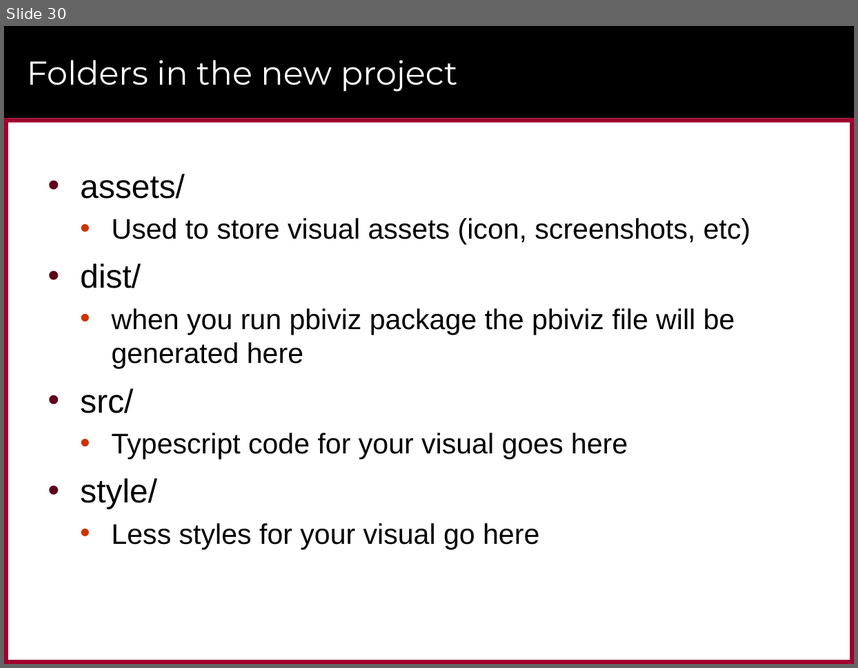
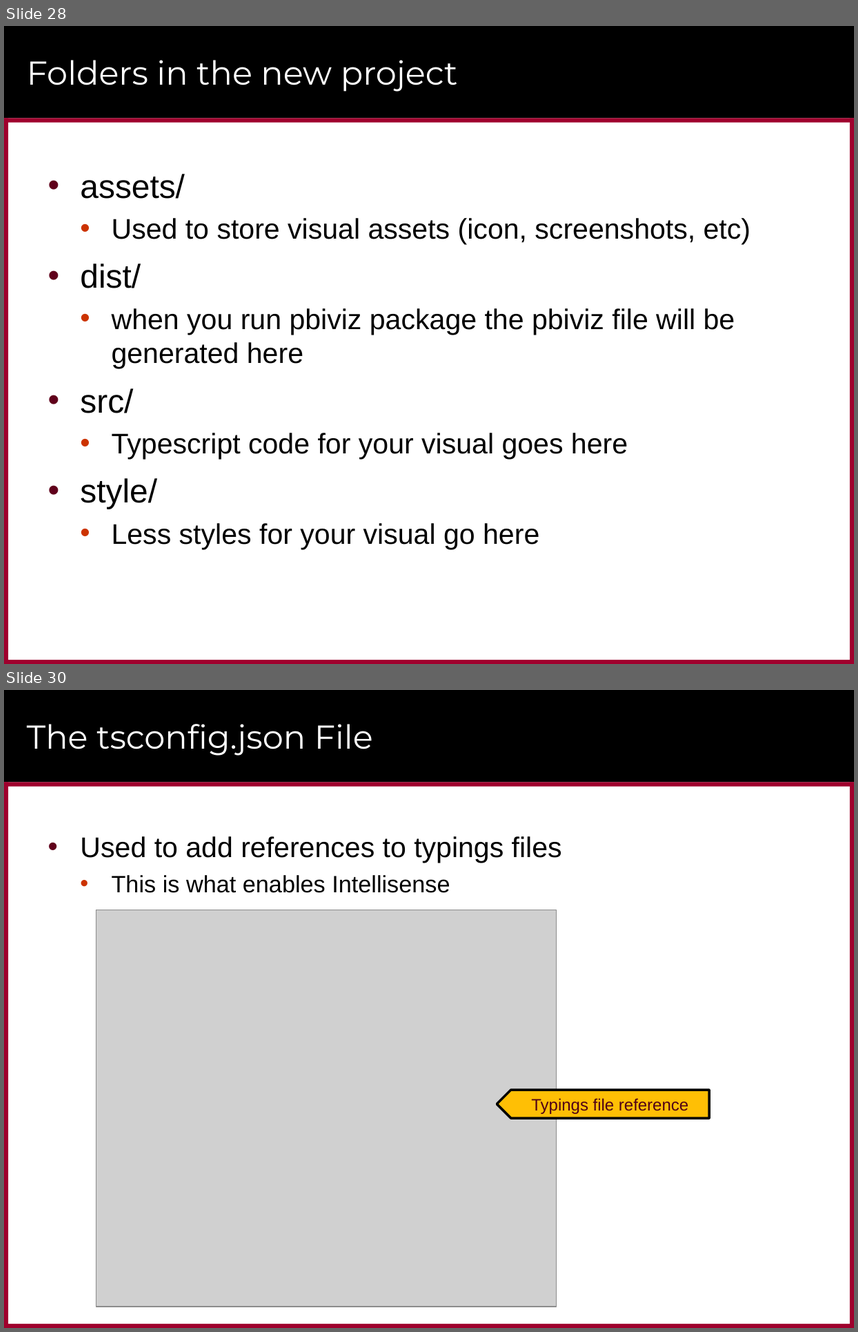
Before and after one commit to CriticalPathTraining/CustomVisualsForPowerBI, a slide deck: CustomVisualsForPowerBI.pptx. Shown one above the other, each under a label of ours: slide 30 before the commit, slides 28 and 30 after it; the slides between them are not shown. The pictures are 858x668 and 858x1332 pixels, drawn with LibreOffice and Linux fonts; fonts in the diff are those of the drawing; grey boxes stand for pictures; background and template pictures are left out. Boxes give left, top, right and bottom in pixels: in the first picture for what was removed or moved away, otherwise in the second. Text is boxed around its words. In the diff, an @@ line names an element or a change of style, - is before the commit and + after.

```diff
--- a/CustomVisualsForPowerBI.pptx
+++ b/CustomVisualsForPowerBI.pptx
@@ slide 30 added at (x1=4, y1=690, x2=854, y2=1328), background #FFFFFF; not listed: 6 template elements that a slide beside it also shows @@
@@ title added at (x1=27, y1=724, x2=373, y2=756), 28 pt, text #FFFFFF @@
+The tsconfig.json File
@@ text added at (x1=80, y1=836, x2=562, y2=893), 24 pt, text #000000 @@
+• Used to add references to typings files
+  • This is what enables Intellisense
@@ picture added at (x1=96, y1=910, x2=557, y2=1306) @@
@@ left arrow added at (x1=497, y1=1090, x2=710, y2=1118), fill #FFBF05, outline #000000 2 pt, 14 pt, text #500016 @@
+Typings file reference
@@ what was slide 30 is now slide 28 @@
```
Also in this commit, not shown: 2 slides changed, 2 other slides added, 51 other files.
